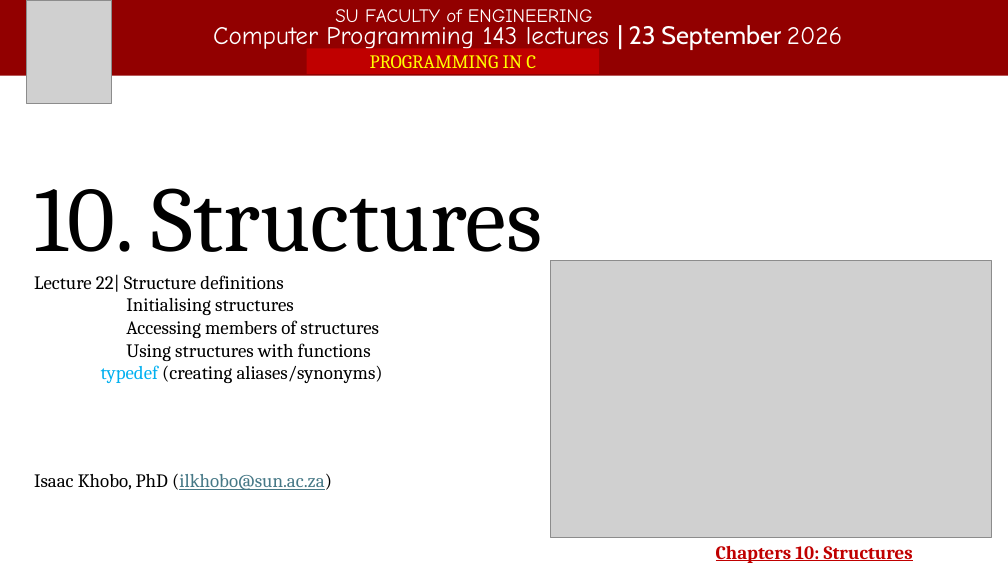
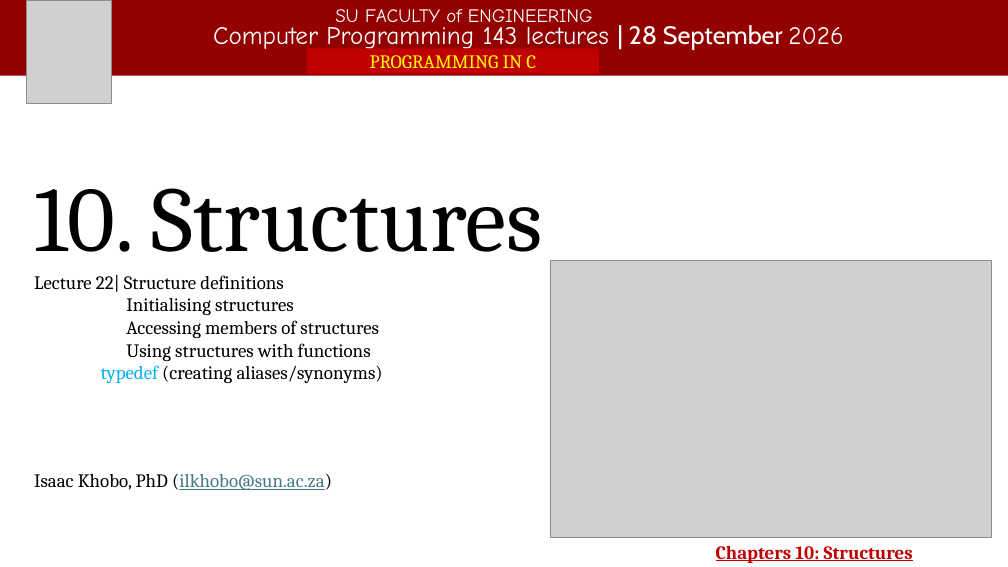
Before and after one commit to Hydrophilic-Wonder/Hydrophilic-Wonder.github.io, a slide deck: slide 1 of files/Lecture_22.pptx. Drawn at 1008x567 pixels with LibreOffice and Linux fonts; fonts in the diff are those of the drawing; grey boxes stand for pictures. Boxes give left, top, right and bottom in pixels: in the first picture for what was removed or moved away, otherwise in the second. Text is boxed around its words. In the diff, an @@ line names an element or a change of style, - is before the commit and + after.

```diff
--- a/files/Lecture_22.pptx
+++ b/files/Lecture_22.pptx
@@ text at [213,25,843,52]: text changed @@
-Computer Programming 143 lectures | 23 September 2026
+Computer Programming 143 lectures | 28 September 2026
```
